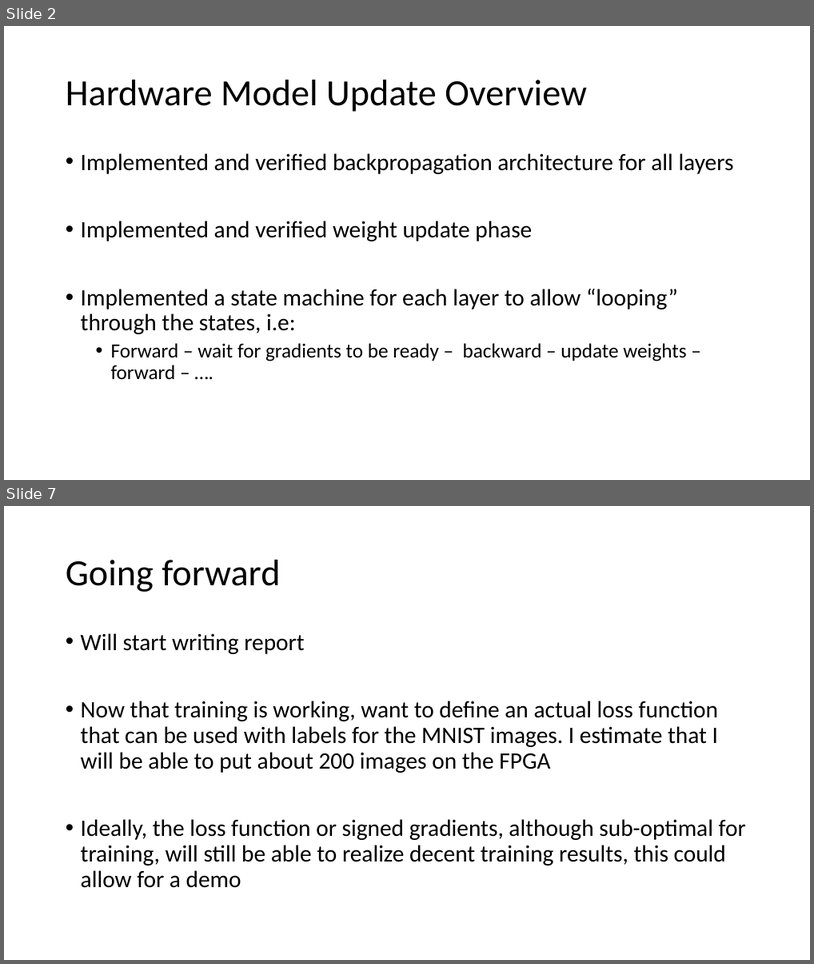
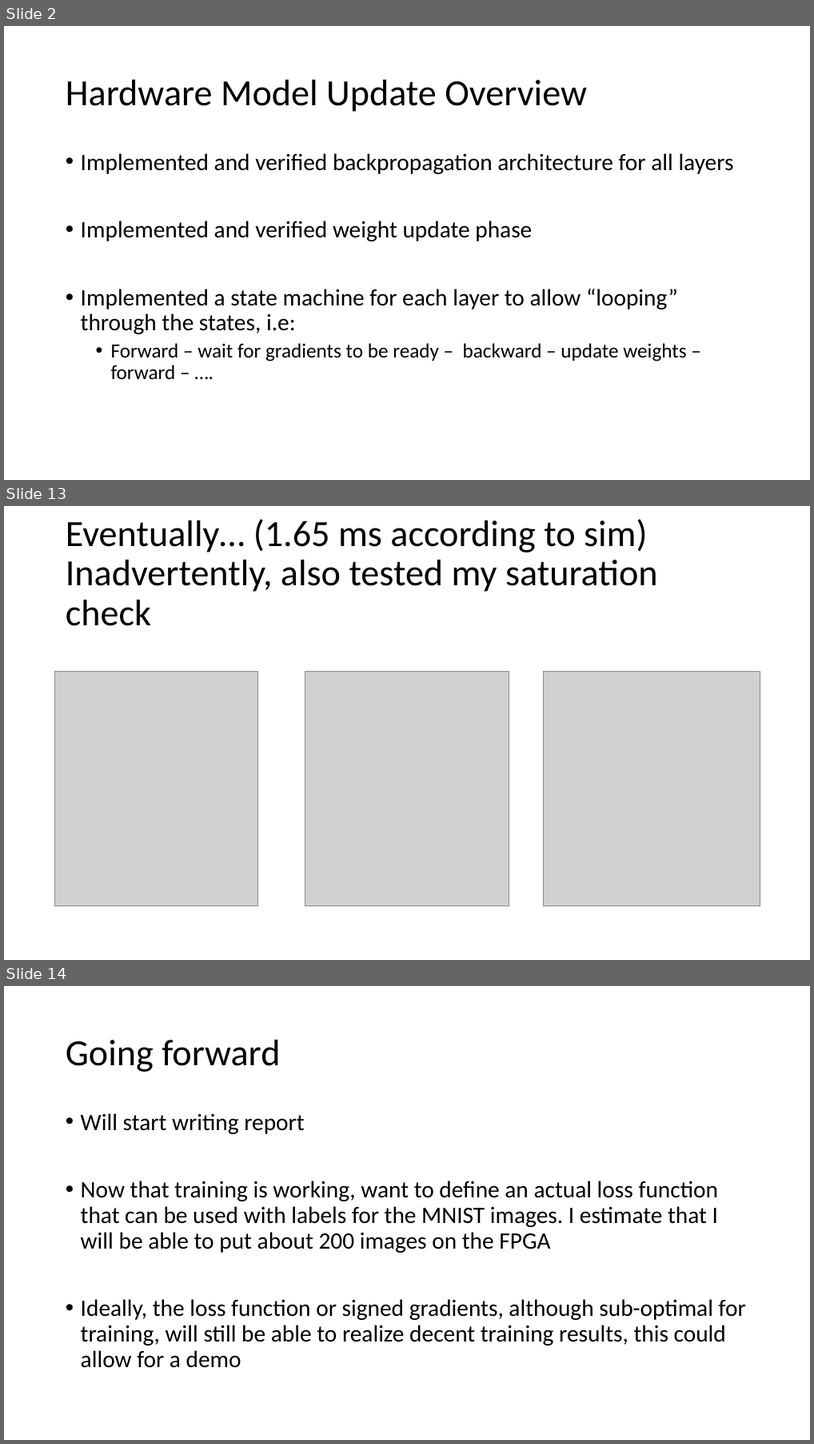
Before and after one commit to erikgroving/NeuralNetworkHardwareAccelerator, a slide deck: WeeklyPresentations/update11_06_03.pptx. Shown one above the other, each under a label of ours: slides 2 and 7 before the commit, slides 2, 13 and 14 after it; the slides between them are not shown. The pictures are 814x964 and 814x1444 pixels, drawn with LibreOffice and Linux fonts; fonts in the diff are those of the drawing; grey boxes stand for pictures. Boxes give left, top, right and bottom in pixels: in the first picture for what was removed or moved away, otherwise in the second. Text is boxed around its words. In the diff, an @@ line names an element or a change of style, - is before the commit and + after.

```diff
--- a/WeeklyPresentations/update11_06_03.pptx
+++ b/WeeklyPresentations/update11_06_03.pptx
@@ slide 13 added at [4, 506, 810, 960], background #FFFFFF @@
@@ title added at [66, 519, 658, 626], 44 pt, text #000000 @@
+Eventually… (1.65 ms according to sim)
+Inadvertently, also tested my saturation check
@@ picture added at [54, 671, 258, 906] @@
@@ picture added at [306, 671, 510, 906] @@
@@ picture added at [544, 671, 760, 906] @@
@@ what was slide 7 is now slide 14 @@
```
Also in this commit, not shown: 4 slides changed, 6 other slides added, 1 slide removed, 3 other files.
